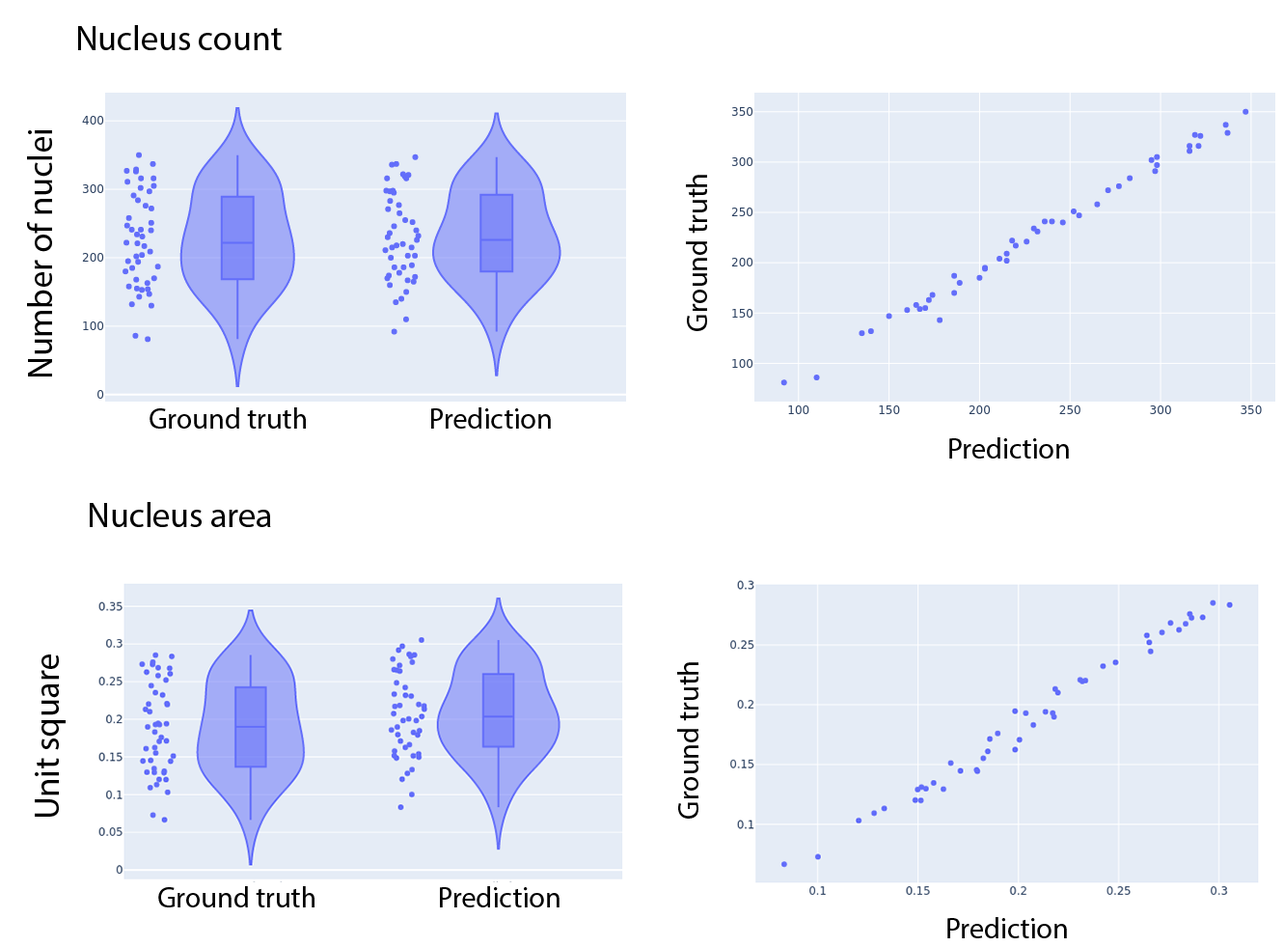
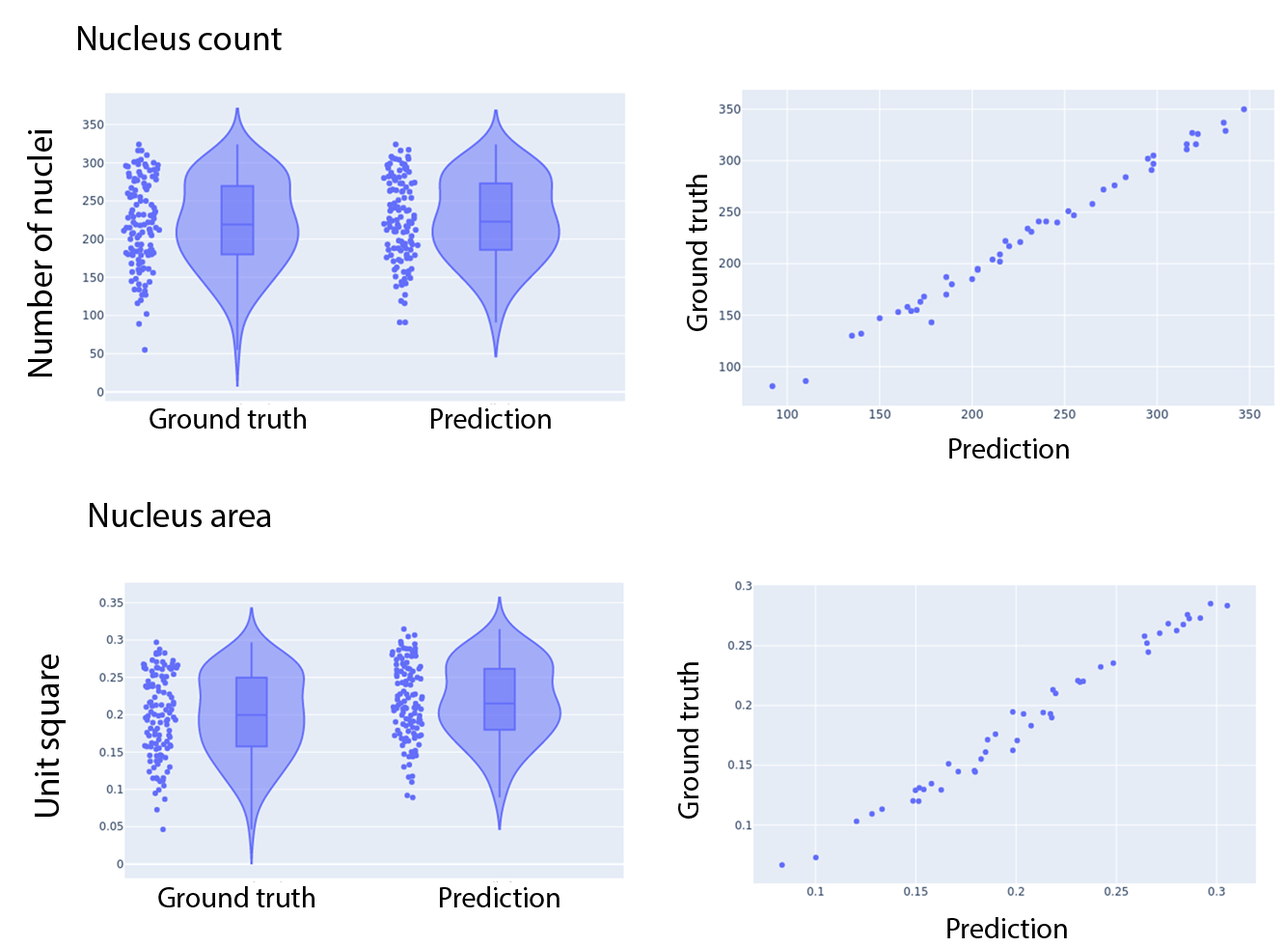
Comparing the layer stacks of the two w=1284, h=947 images. Changes:
added layer "Layer 5" above "Layer 4" over [718, 88, 1276, 419]
added layer "Layer 4" above "Layer 3" over [82, 92, 627, 405]
added layer "Layer 3" above "Layer 2" over [727, 579, 1260, 897]
added layer "Layer 2" above "Layer 1" over [98, 581, 625, 879]
